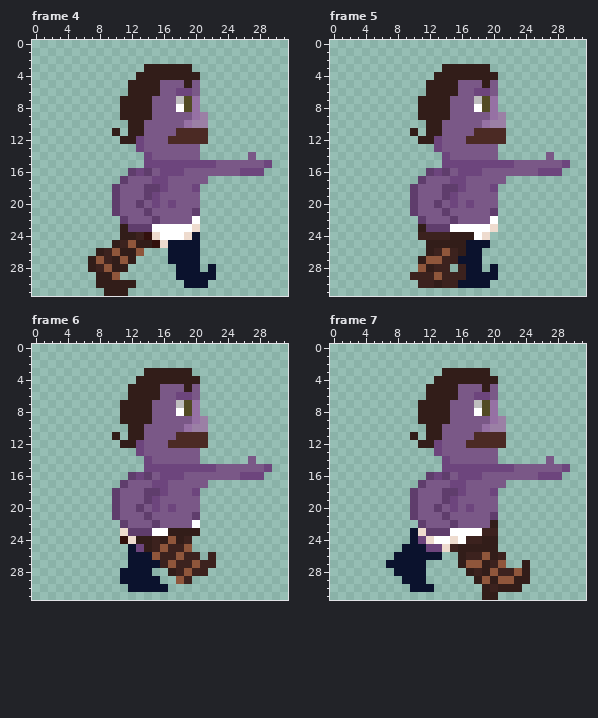
Pixel-art file -- art/guygoright.aseprite. That is the earlier state.
32x32 pixels, 8 frames. Colours within 5 levels of each other are drawn and written as one. Shown: frame 4, frame 5, frame 6, frame 7. The commit also changed other frames, which this record leaves out.
And afterwards:
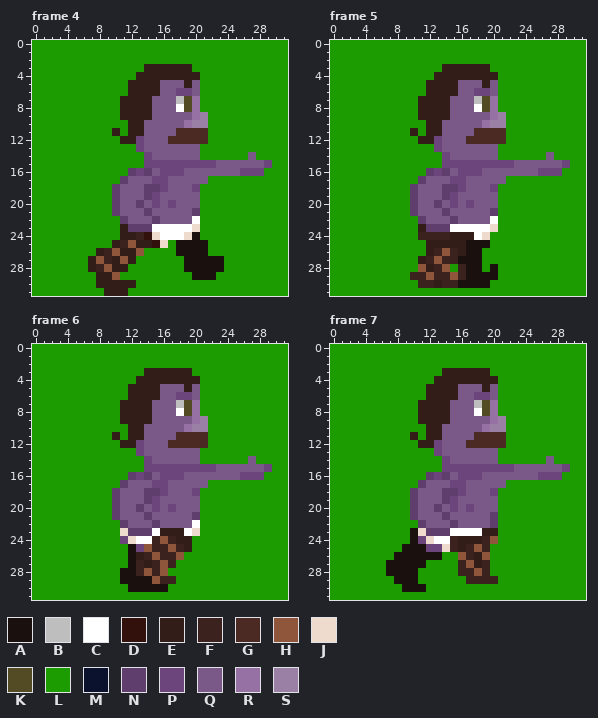
Palette (. is transparent): A #1a100e  B #bebebe  C #ffffff  D #32100c  E #321d19  F #3c221e  G #4b2a24  H #8f563b  J #eedbce  K #524b24  L #1c9c00  M #0b122d  N #5f3d6c  P #6d457d  Q #7a5887  R #9671a4  S #9b80a5
The exact change:
layer "Layer 3" added
Changed rows in their new state; - is an unchanged pixel.
Frame 4, layers "boots", "Layer 3":
first column x 0:
 0 LLLLLLLLLLLLLLLLLLLLLLLLLLLLLLLL
 1 LLLLLLLLLLLLLLLLLLLLLLLLLLLLLLLL
 2 LLLLLLLLLLLLLLLLLLLLLLLLLLLLLLLL
 3 LLLLLLLLLLLLLL------LLLLLLLLLLLL
 4 LLLLLLLLLLLLL--------LLLLLLLLLLL
 5 LLLLLLLLLLLL---------LLLLLLLLLLL
 6 LLLLLLLLLLLL---------LLLLLLLLLLL
 7 LLLLLLLLLLL----------LLLLLLLLLLL
 8 LLLLLLLLLLL----------LLLLLLLLLLL
 9 LLLLLLLLLLL-----------LLLLLLLLLL
10 LLLLLLLLLLLL----------LLLLLLLLLL
11 LLLLLLLLLL-L----------LLLLLLLLLL
12 LLLLLLLLLLL-----------LLLLLLLLLL
13 LLLLLLLLLLLLL--------LLLLLLLLLLL
14 LLLLLLLLLLLLLL-------LLLLLL-LLLL
15 LLLLLLLLLLLLLL----------------LL
16 LLLLLLLLLLLL-----------------LLL
17 LLLLLLLLLLL-----------LLLLLLLLLL
18 LLLLLLLLLL-----------LLLLLLLLLLL
19 LLLLLLLLLL-----------LLLLLLLLLLL
20 LLLLLLLLLL-----------LLLLLLLLLLL
21 LLLLLLLLLL-----------LLLLLLLLLLL
22 LLLLLLLLLLL----------LLLLLLLLLLL
23 LLLLLLLLLLL----------LLLLLLLLLLL
24 LLLLLLLLLLL---------ALLLLLLLLLLL
25 LLLLLLLLLL-------LAAAALLLLLLLLLL
26 LLLLLLLL------LLLLAAAALLLLLLLLLL
27 LLLLLLL------LLLLLLAAAAALLLLLLLL
28 LLLLLLL-----LLLLLLLAAAAALLLLLLLL
29 LLLLLLLL---LLLLLLLLLAAALLLLLLLLL
30 LLLLLLLL-----LLLLLLLLLLLLLLLLLLL
31 LLLLLLLLL---LLLLLLLLLLLLLLLLLLLL
Frame 5, layers "boots", "Layer 3":
first column x 0:
 0 LLLLLLLLLLLLLLLLLLLLLLLLLLLLLLLL
 1 LLLLLLLLLLLLLLLLLLLLLLLLLLLLLLLL
 2 LLLLLLLLLLLLLLLLLLLLLLLLLLLLLLLL
 3 LLLLLLLLLLLLLL------LLLLLLLLLLLL
 4 LLLLLLLLLLLLL--------LLLLLLLLLLL
 5 LLLLLLLLLLLL---------LLLLLLLLLLL
 6 LLLLLLLLLLLL---------LLLLLLLLLLL
 7 LLLLLLLLLLL----------LLLLLLLLLLL
 8 LLLLLLLLLLL----------LLLLLLLLLLL
 9 LLLLLLLLLLL-----------LLLLLLLLLL
10 LLLLLLLLLLLL----------LLLLLLLLLL
11 LLLLLLLLLL-L----------LLLLLLLLLL
12 LLLLLLLLLLL-----------LLLLLLLLLL
13 LLLLLLLLLLLLL--------LLLLLLLLLLL
14 LLLLLLLLLLLLLL-------LLLLLL-LLLL
15 LLLLLLLLLLLLLL----------------LL
16 LLLLLLLLLLLL-----------------LLL
17 LLLLLLLLLLL-----------LLLLLLLLLL
18 LLLLLLLLLL-----------LLLLLLLLLLL
19 LLLLLLLLLL-----------LLLLLLLLLLL
20 LLLLLLLLLL-----------LLLLLLLLLLL
21 LLLLLLLLLL-----------LLLLLLLLLLL
22 LLLLLLLLLLL----------LLLLLLLLLLL
23 LLLLLLLLLLL----------LLLLLLLLLLL
24 LLLLLLLLLLL---------LLLLLLLLLLLL
25 LLLLLLLLLLLL-----AAALLLLLLLLLLLL
26 LLLLLLLLLLLL-----AALLLLLLLLLLLLL
27 LLLLLLLLLLL-F---AAALLLLLLLLLLLLL
28 LLLLLLLLLLL---HL-AALALLLLLLLLLLL
29 LLLLLLLLLL--HF-H-AAAALLLLLLLLLLL
30 LLLLLLLLLLL-----AAAALLLLLLLLLLLL
31 LLLLLLLLLLLLLLLLLLLLLLLLLLLLLLLL
Frame 6, layers "boots", "Layer 3":
first column x 0:
 0 LLLLLLLLLLLLLLLLLLLLLLLLLLLLLLLL
 1 LLLLLLLLLLLLLLLLLLLLLLLLLLLLLLLL
 2 LLLLLLLLLLLLLLLLLLLLLLLLLLLLLLLL
 3 LLLLLLLLLLLLLL------LLLLLLLLLLLL
 4 LLLLLLLLLLLLL--------LLLLLLLLLLL
 5 LLLLLLLLLLLL---------LLLLLLLLLLL
 6 LLLLLLLLLLLL---------LLLLLLLLLLL
 7 LLLLLLLLLLL----------LLLLLLLLLLL
 8 LLLLLLLLLLL----------LLLLLLLLLLL
 9 LLLLLLLLLLL-----------LLLLLLLLLL
10 LLLLLLLLLLLL----------LLLLLLLLLL
11 LLLLLLLLLL-L----------LLLLLLLLLL
12 LLLLLLLLLLL-----------LLLLLLLLLL
13 LLLLLLLLLLLLL--------LLLLLLLLLLL
14 LLLLLLLLLLLLLL-------LLLLLL-LLLL
15 LLLLLLLLLLLLLL----------------LL
16 LLLLLLLLLLLL-----------------LLL
17 LLLLLLLLLLL-----------LLLLLLLLLL
18 LLLLLLLLLL-----------LLLLLLLLLLL
19 LLLLLLLLLL-----------LLLLLLLLLLL
20 LLLLLLLLLL-----------LLLLLLLLLLL
21 LLLLLLLLLL-----------LLLLLLLLLLL
22 LLLLLLLLLLL----------LLLLLLLLLLL
23 LLLLLLLLLLL-----E--CJLLLLLLLLLLL
24 LLLLLLLLLLLP-CC-HF-ELLLLLLLLLLLL
25 LLLLLLLLLLLLA-H-FH-ELLLLLLLLLLLL
26 LLLLLLLLLLLLAEF----LLLLLLLLLLLLL
27 LLLLLLLLLLLLAFEFHFLLLLLLLLLLLLLL
28 LLLLLLLLLLLAAFHFHLLLLLLLLLLLLLLL
29 LLLLLLLLLLLAAAAHFFLLLLLLLLLLLLLL
30 LLLLLLLLLLLLAAAAALLLLLLLLLLLLLLL
31 LLLLLLLLLLLLLLLLLLLLLLLLLLLLLLLL
Frame 7, layers "boots", "Layer 2", "Layer 3":
first column x 0:
 0 LLLLLLLLLLLLLLLLLLLLLLLLLLLLLLLL
 1 LLLLLLLLLLLLLLLLLLLLLLLLLLLLLLLL
 2 LLLLLLLLLLLLLLLLLLLLLLLLLLLLLLLL
 3 LLLLLLLLLLLLLL------LLLLLLLLLLLL
 4 LLLLLLLLLLLLL--------LLLLLLLLLLL
 5 LLLLLLLLLLLL---------LLLLLLLLLLL
 6 LLLLLLLLLLLL---------LLLLLLLLLLL
 7 LLLLLLLLLLL----------LLLLLLLLLLL
 8 LLLLLLLLLLL----------LLLLLLLLLLL
 9 LLLLLLLLLLL-----------LLLLLLLLLL
10 LLLLLLLLLLLL----------LLLLLLLLLL
11 LLLLLLLLLL-L----------LLLLLLLLLL
12 LLLLLLLLLLL-----------LLLLLLLLLL
13 LLLLLLLLLLLLL--------LLLLLLLLLLL
14 LLLLLLLLLLLLLL-------LLLLLL-LLLL
15 LLLLLLLLLLLLLL----------------LL
16 LLLLLLLLLLLL-----------------LLL
17 LLLLLLLLLLL-----------LLLLLLLLLL
18 LLLLLLLLLL-----------LLLLLLLLLLL
19 LLLLLLLLLL-----------LLLLLLLLLLL
20 LLLLLLLLLL-----------LLLLLLLLLLL
21 LLLLLLLLLL-----------LLLLLLLLLLL
22 LLLLLLLLLLL---------NLLLLLLLLLLL
23 LLLLLLLLLLA--------EELLLLLLLLLLL
24 LLLLLLLLLLA----FEEEFHLLLLLLLLLLL
25 LLLLLLLLLAAA-----FHFLLLLLLLLLLLL
26 LLLLLLLLAAAAAALLH-E-LLLLLLLLLLLL
27 LLLLLLLAAAAALLLLF-EFLLLLLLLLLLLL
28 LLLLLLLAAAALLLLLFFHFLLLLLLLLLLLL
29 LLLLLLLLAAALLLLLLFFFFLLLLLLLLLLL
30 LLLLLLLLLAAALLLLLLLLLLLLLLLLLLLL
31 LLLLLLLLLLLLLLLLLLLLLLLLLLLLLLLL
